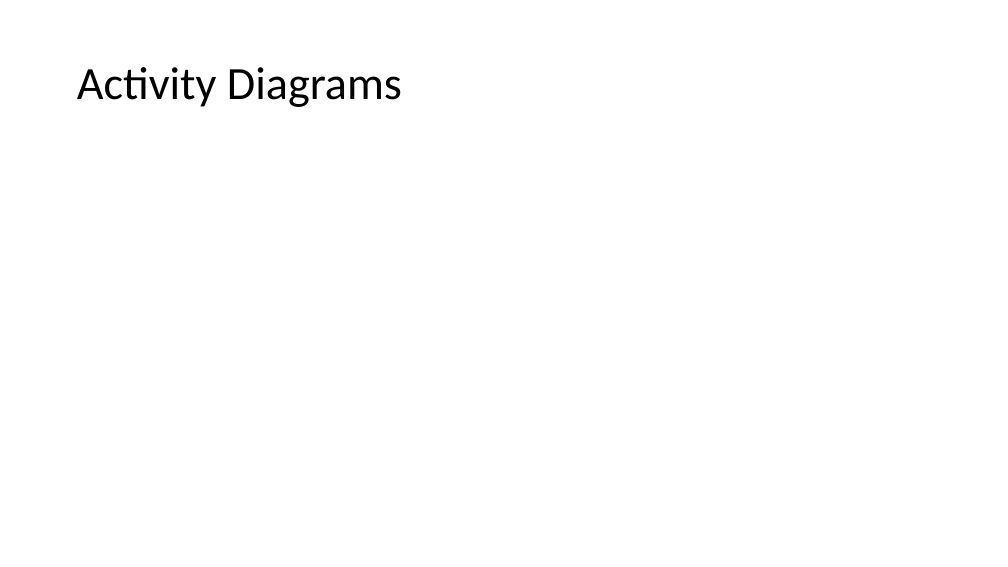
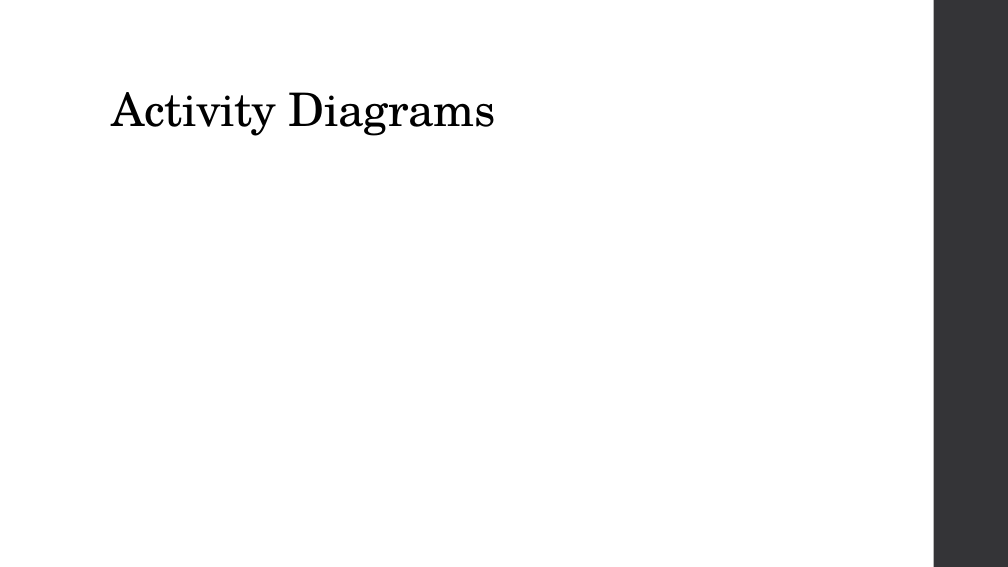
Before and after one commit to amgabriel45/CS495ClubStuff, a slide deck: slide 10 of Crimson Clubs (Requirements).pptx (slide 11 before the commit). Drawn at 1008x567 pixels with LibreOffice and Linux fonts; fonts in the diff are those of the drawing. Boxes give left, top, right and bottom in pixels: in the first picture for what was removed or moved away, otherwise in the second. Text is boxed around its words. In the diff, an @@ line names an element or a change of style, - is before the commit and + after.

```diff
--- a/Crimson Clubs (Requirements).pptx
+++ b/Crimson Clubs (Requirements).pptx
@@ rectangle added at <box>934,0,1008,567</box>, fill #353537 @@
@@ title "Activity Diagrams": place and size @@
-title "Activity Diagrams" at <box>77,67,402,107</box>
+title "Activity Diagrams" at <box>112,92,496,136</box>
@@ title "Activity Diagrams" at <box>112,92,496,136</box>: font Calibri to TeX Gyre Schola, letter spacing 0 to -0.5 pt; vertical alignment middle to bottom @@
```
Also in this commit, not shown: 7 other slides changed, 5 slides added, 6 slides removed.
